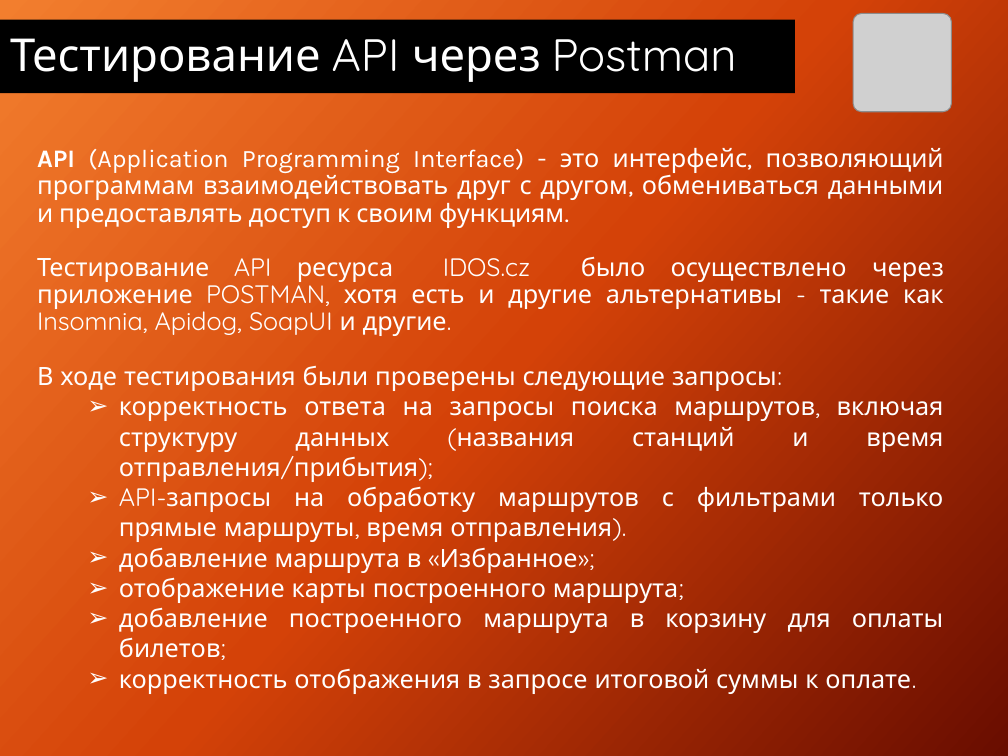
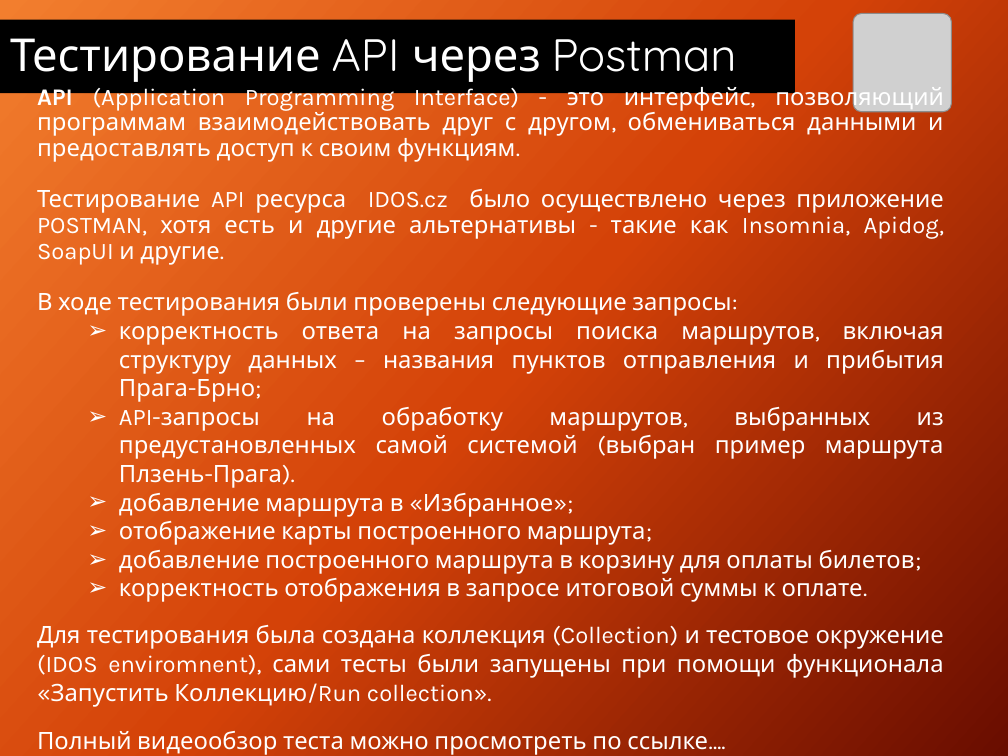
Before and after one commit to AlexDotu/Final_Project_ITStep, a slide deck: slide 10 of IDOS_TestProject_Dotu_Alexandr.pptx. Drawn at 1008x756 pixels with LibreOffice and Linux fonts; fonts in the diff are those of the drawing; grey boxes stand for pictures. Boxes give left, top, right and bottom in pixels: in the first picture for what was removed or moved away, otherwise in the second. Text is boxed around its words. In the diff, an @@ line names an element or a change of style, - is before the commit and + after.

```diff
--- a/IDOS_TestProject_Dotu_Alexandr.pptx
+++ b/IDOS_TestProject_Dotu_Alexandr.pptx
@@ text at <box>37,83,944,602</box>: size 18 to 17 pt in "API (Application Programming Interface) - это интерфейс, ...", "Тестирование API ресурса IDOS.cz было осуществлено через ...", "В ходе тестирования были проверены следующие запросы:", "добавление маршрута в «Избранное»;" and 3 more places; font Quicksand to Karla in "API IDOS.cz было осуществлено POSTMAN, хотя есть ...", "В ходе тестирования были проверены следующие запросы:", "добавление маршрута в «Избранное»;", "отображение карты построенного маршрута;" and 2 more places @@
@@ text at <box>119,326,944,488</box>: text changed; size 18 to 17 pt; font Quicksand to Karla @@
-  ➢ корректность ответа на запросы поиска маршрутов, включая структуру данных (названия станций и время отправления/прибытия);
-  ➢ API-запросы на обработку маршрутов с фильтрами только прямые маршруты, время отправления).
+  ➢ корректность ответа на запросы поиска маршрутов, включая структуру данных – названия пунктов отправления и прибытия Прага-Брно;
+  ➢ API-запросы на обработку маршрутов, выбранных из предустановленных самой системой (выбран пример маршрута Плзень-Прага).
@@ text at <box>37,625,944,755</box>: paragraphs added @@
+  Для тестирования была создана коллекция (Collection) и тестовое окружение (IDOS enviromnent), сами тесты были запущены при помощи функционала «Запустить Коллекцию/Run collection».
+  Полный видеообзор теста можно просмотреть по ссылке….
```
Also in this commit, not shown: 7 slides added.
